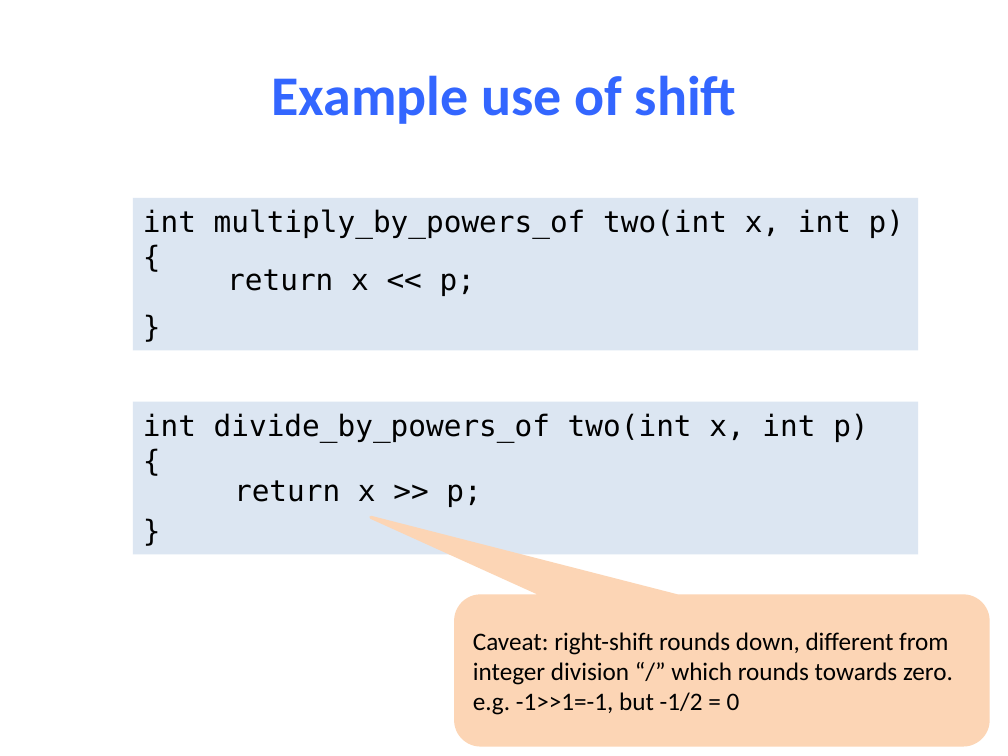
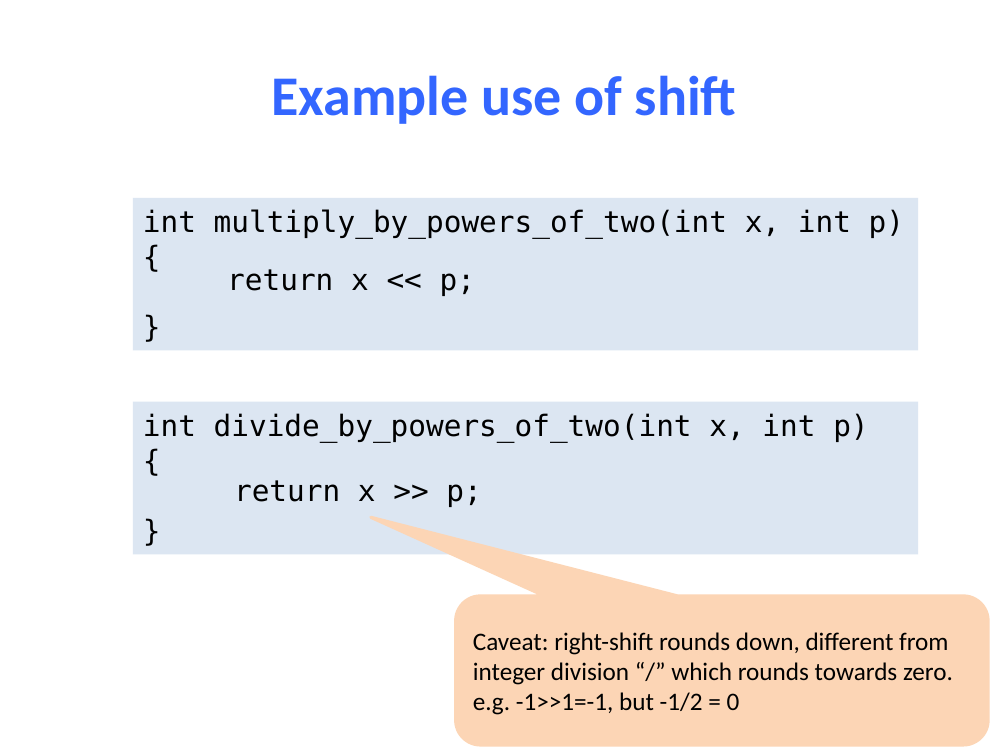
Before and after one commit to NYU-CSO/nyu-cso.github.io, a slide deck: slide 25 of notes/04-C_Basics.pptx (slide 24 before the commit). Drawn at 1008x756 pixels with LibreOffice and Linux fonts; fonts in the diff are those of the drawing. Boxes give left, top, right and bottom in pixels: in the first picture for what was removed or moved away, otherwise in the second. Text is boxed around its words. In the diff, an @@ line names an element or a change of style, - is before the commit and + after.

```diff
--- a/notes/04-C_Basics.pptx
+++ b/notes/04-C_Basics.pptx
@@ text in rectangle at (143, 209, 904, 238): text changed @@
-int multiply_by_powers_of two(int x, int p)
+int multiply_by_powers_of_two(int x, int p)
@@ text in rectangle at (143, 413, 868, 442): text changed @@
-int divide_by_powers_of two(int x, int p)
+int divide_by_powers_of_two(int x, int p)
```
Also in this commit, not shown: 15 other slides changed, 9 slides added, 1 slide removed, 4 other files.
